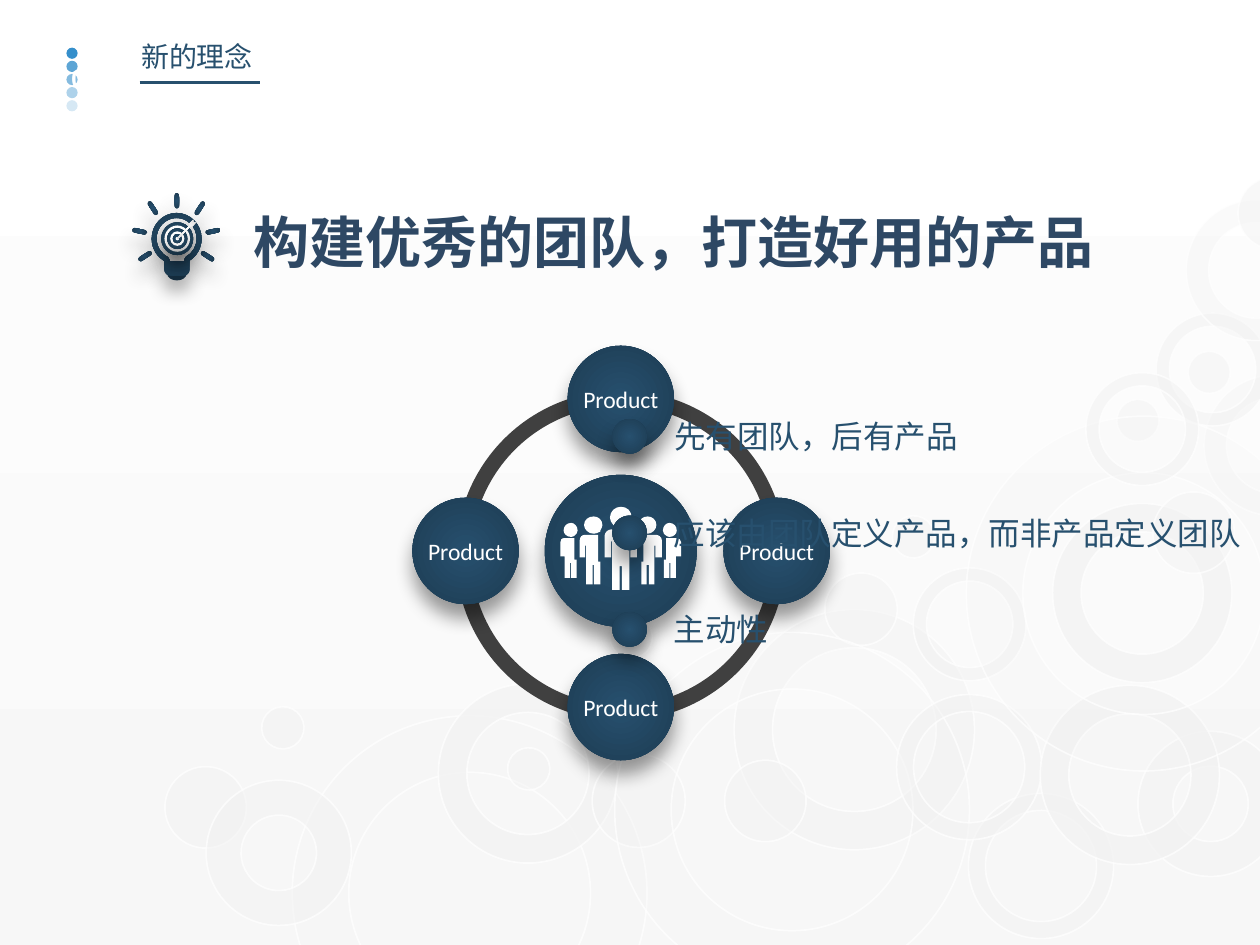
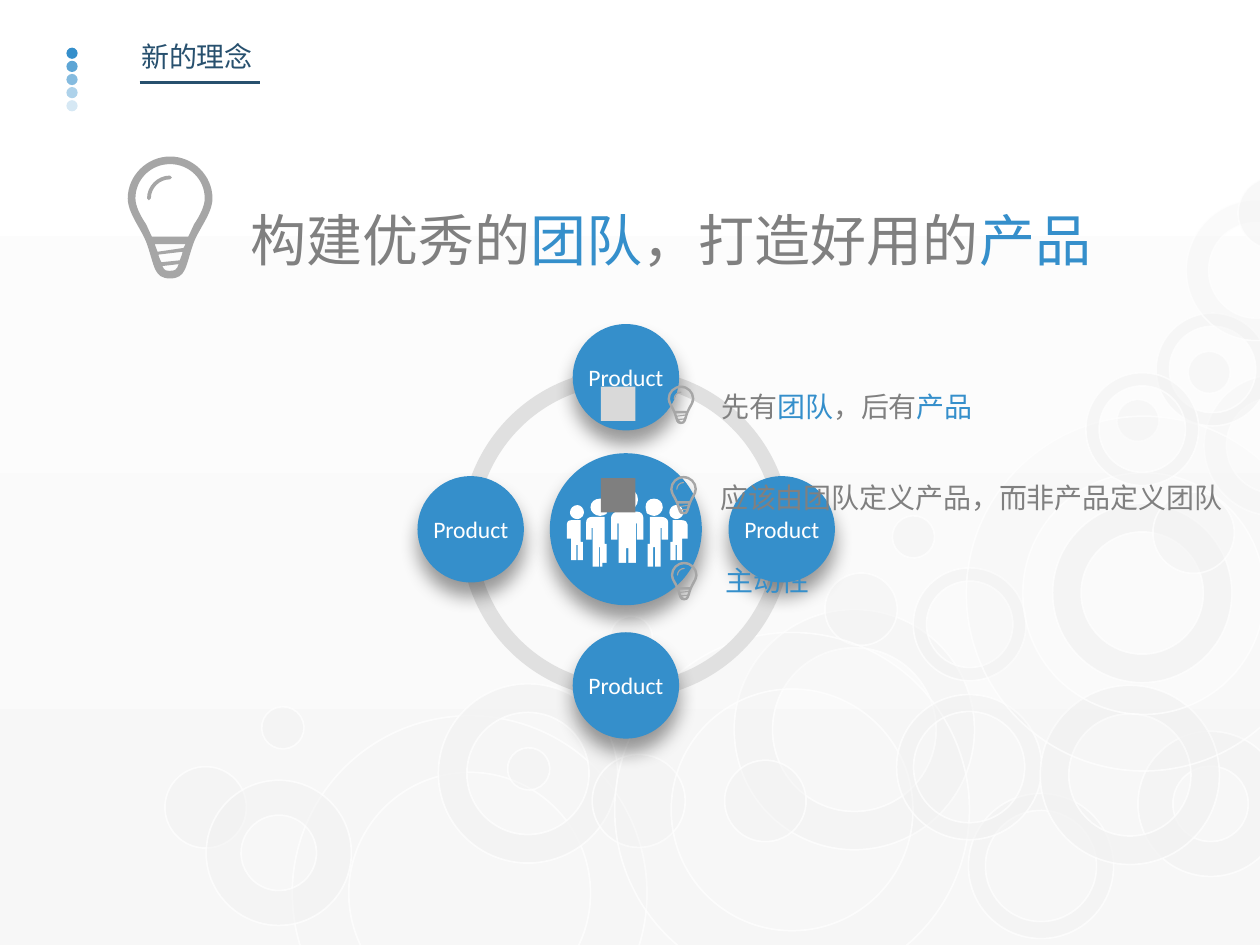
Before and after one commit to watermoonlx/presentation, a slide deck: slide 9 of [PO]PR Approval Control Panel.pptx. Drawn at 1260x945 pixels with LibreOffice and Linux fonts; fonts in the diff are those of the drawing. Boxes give left, top, right and bottom in pixels: in the first picture for what was removed or moved away, otherwise in the second. Text is boxed around its words. In the diff, an @@ line names an element or a change of style, - is before the commit and + after.

```diff
--- a/[PO]PR Approval Control Panel.pptx
+++ b/[PO]PR Approval Control Panel.pptx
@@ text removed at bbox=[71, 63, 100, 94] @@
-02
@@ freeform shape: place and size @@
-freeform shape at bbox=[151, 213, 202, 276]
+freeform shape at bbox=[127, 156, 212, 278]
@@ freeform shape: place and size @@
-freeform shape at bbox=[178, 219, 197, 238]
+freeform shape at bbox=[147, 175, 173, 200]
@@ freeform shape at bbox=[147, 175, 173, 200]: fill gradient #FFFFFF to #F2F2F2 to #D9D9D9 to #A6A6A6; shadow off @@
@@ text "构建优秀的团队，打造好用的产品" at bbox=[250, 214, 1091, 267]: font Noto Sans CJK SC to Manrope, text colour #2E4864 to #808080, text colour #2E4864 to #358FCB in "构建优秀的团队，打造好用的产品"; bold off; alignment centre to left @@
@@ group removed at bbox=[132, 193, 220, 280]: 8 freeform shapes, 6 ellipses @@
@@ fill #404040 to #E0E0E0 in 4 elements at bbox=[461, 369, 791, 699], bbox=[461, 369, 791, 699], bbox=[461, 369, 791, 699], bbox=[461, 369, 791, 699] @@
@@ rectangle added at bbox=[601, 387, 635, 421], fill #D9D9D9 @@
@@ freeform shape: place and size @@
-freeform shape at bbox=[612, 420, 646, 454]
+freeform shape at bbox=[668, 386, 694, 425]
@@ text "先有团队，后有产品": place and size @@
-text "先有团队，后有产品" at bbox=[674, 416, 958, 457]
+text "先有团队，后有产品" at bbox=[721, 393, 972, 420]
@@ text "先有团队，后有产品" at bbox=[721, 393, 972, 420]: size 18 to 16 pt; text colour #27506E to #808080, text colour #27506E to #358FCB in "先有团队，后有产品" @@
@@ freeform shape added at bbox=[674, 392, 682, 399], fill #A6A6A6 @@
@@ 6 freeform shapes, 4 arch (boxed as its full ring)s: place and size @@
-6 freeform shapes, 4 arch (boxed as its full ring)s at bbox=[412, 345, 829, 760]
+6 freeform shapes, 4 arch (boxed as its full ring)s at bbox=[417, 324, 834, 738]
@@ fill gradient #27506E to #1D3C52 to #358FCB in 5 elements at bbox=[728, 476, 834, 582], bbox=[417, 476, 523, 582], bbox=[573, 324, 679, 430], bbox=[573, 633, 679, 738], bbox=[549, 454, 702, 606] @@
@@ rectangle added at bbox=[601, 479, 635, 513], fill #7F7F7F @@
@@ freeform shape: place and size @@
-freeform shape at bbox=[612, 515, 646, 549]
+freeform shape at bbox=[670, 476, 697, 515]
@@ text "应该由团队定义产品，而非产品定义团队": place and size @@
-text "应该由团队定义产品，而非产品定义团队" at bbox=[674, 513, 1241, 554]
+text "应该由团队定义产品，而非产品定义团队" at bbox=[720, 480, 1222, 516]
@@ text "应该由团队定义产品，而非产品定义团队" at bbox=[720, 480, 1222, 516]: size 18 to 16 pt, text colour #27506E to #808080 @@
@@ freeform shape added at bbox=[677, 483, 684, 490], fill #A6A6A6 @@
@@ rectangle added at bbox=[602, 563, 636, 597], fill #358FCB @@
@@ fill gradient #27506E to #1D3C52 to #A6A6A6; shadow off in 4 elements at bbox=[668, 386, 694, 425], bbox=[670, 476, 697, 515], bbox=[127, 156, 212, 278], bbox=[670, 562, 697, 601] @@
@@ freeform shape: place and size @@
-freeform shape at bbox=[612, 612, 646, 646]
+freeform shape at bbox=[670, 562, 697, 601]
@@ freeform shape added at bbox=[677, 568, 684, 576], fill #A6A6A6 @@
@@ text "主动性": place and size @@
-text "主动性" at bbox=[674, 609, 768, 650]
+text "主动性" at bbox=[726, 563, 810, 599]
@@ text "主动性" at bbox=[726, 563, 810, 599]: size 18 to 16 pt, text colour #27506E to #358FCB @@
```
Also in this commit, not shown: 5 other slides changed.
